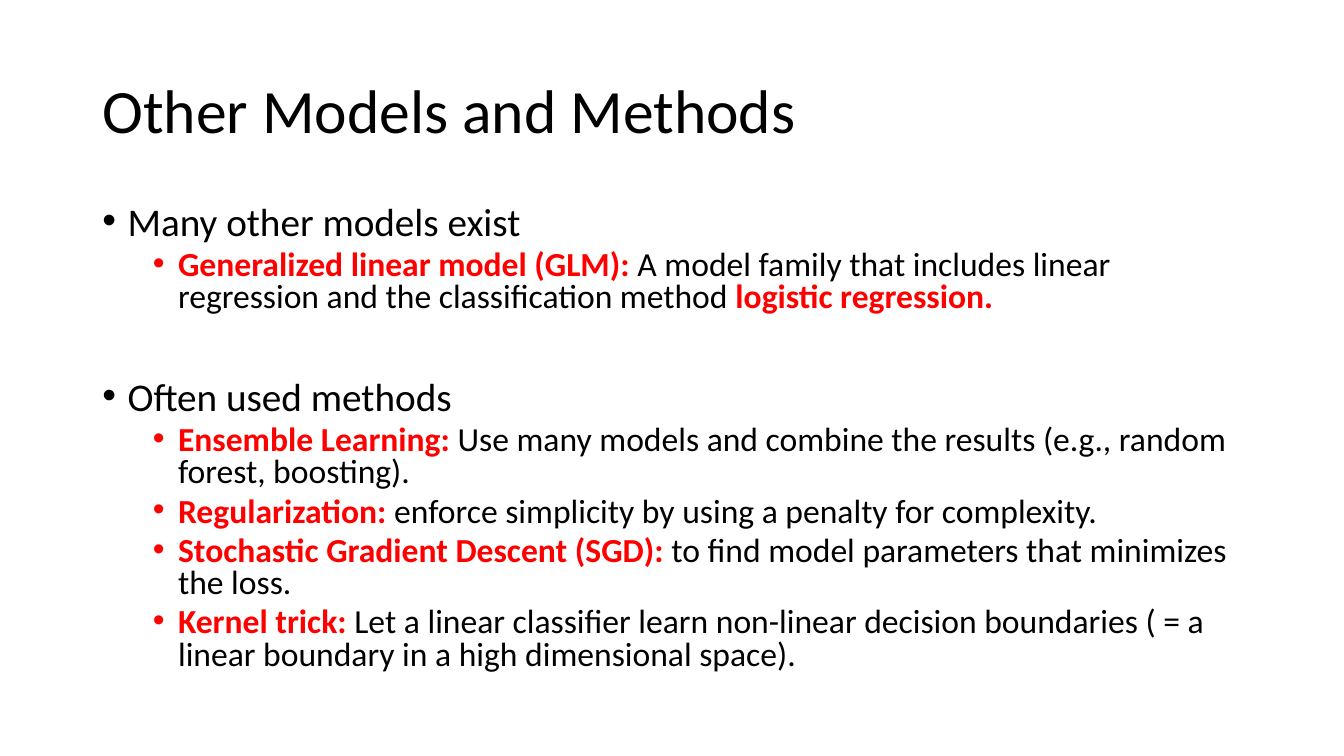
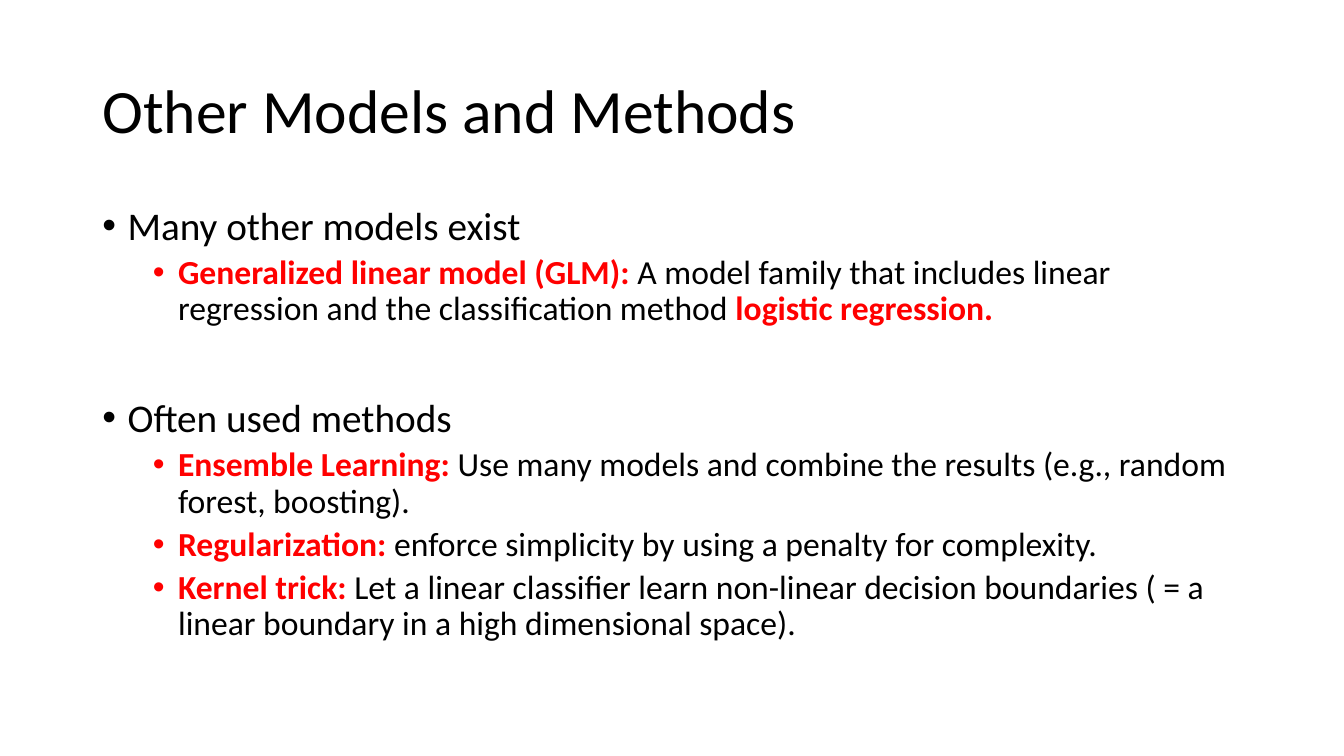
Before and after one commit to mhahsler/CS7320-AI, a slide deck: slide 30 of slides/19_ML_intro.pptx. Drawn at 1344x756 pixels with LibreOffice and Linux fonts; fonts in the diff are those of the drawing. Boxes give left, top, right and bottom in pixels: in the first picture for what was removed or moved away, otherwise in the second. Text is boxed around its words. In the diff, an @@ line names an element or a change of style, - is before the commit and + after.

```diff
--- a/slides/19_ML_intro.pptx
+++ b/slides/19_ML_intro.pptx
@@ text "Many other models exist" at (128,212,1226,641): line spacing 0.8 to 0.9 @@
@@ text at (178,537,1227,595): paragraph removed @@
-  • Stochastic Gradient Descent (SGD): to find model parameters that minimizes the loss.
```
Also in this commit, not shown: 5 other slides changed, 1 other file.
